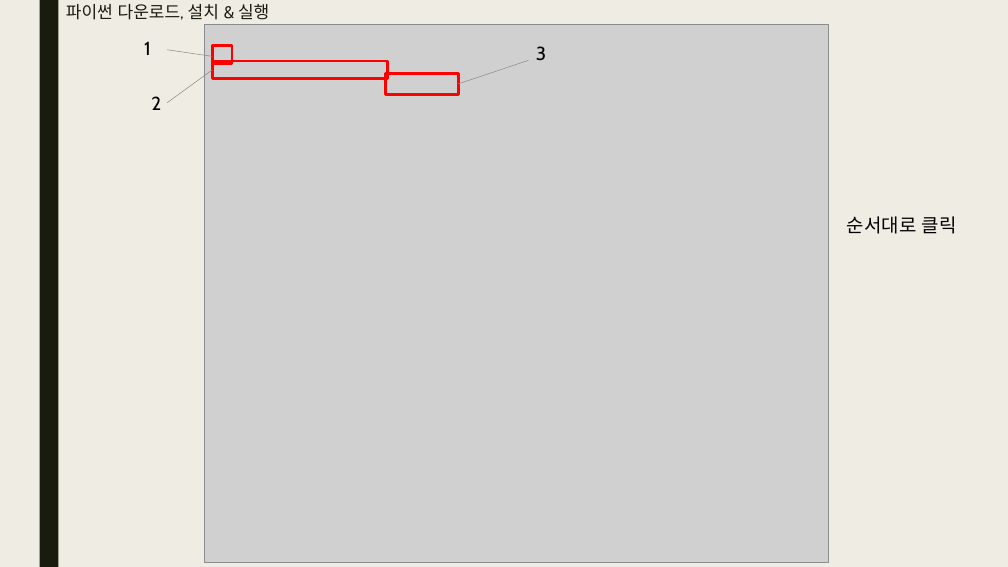
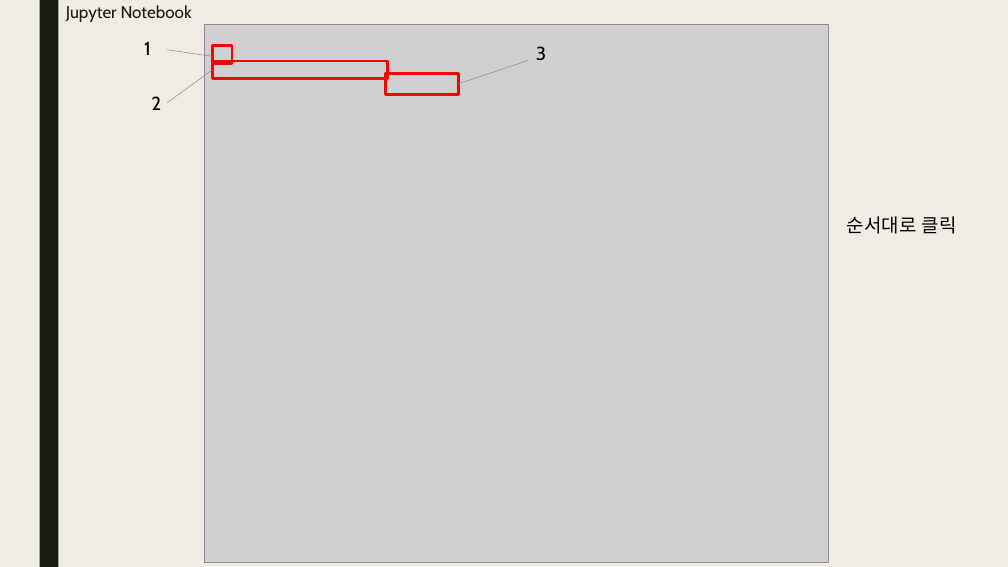
Before and after one commit to bino0130/politec-python, a slide deck: slide 12 of 파이썬 과제/1강/파이썬 1강 과제 남정현.pptx (slide 6 before the commit). Drawn at 1008x567 pixels with LibreOffice and Linux fonts; fonts in the diff are those of the drawing; grey boxes stand for pictures. Boxes give left, top, right and bottom in pixels: in the first picture for what was removed or moved away, otherwise in the second. Text is boxed around its words. In the diff, an @@ line names an element or a change of style, - is before the commit and + after.

```diff
--- a/파이썬 과제/1강/파이썬 1강 과제 남정현.pptx
+++ b/파이썬 과제/1강/파이썬 1강 과제 남정현.pptx
@@ title at bbox=[66, 5, 192, 22]: text changed @@
-파이썬 다운로드, 설치 & 실행
+Jupyter Notebook
```
Also in this commit, not shown: 7 other slides changed, 6 slides added.
